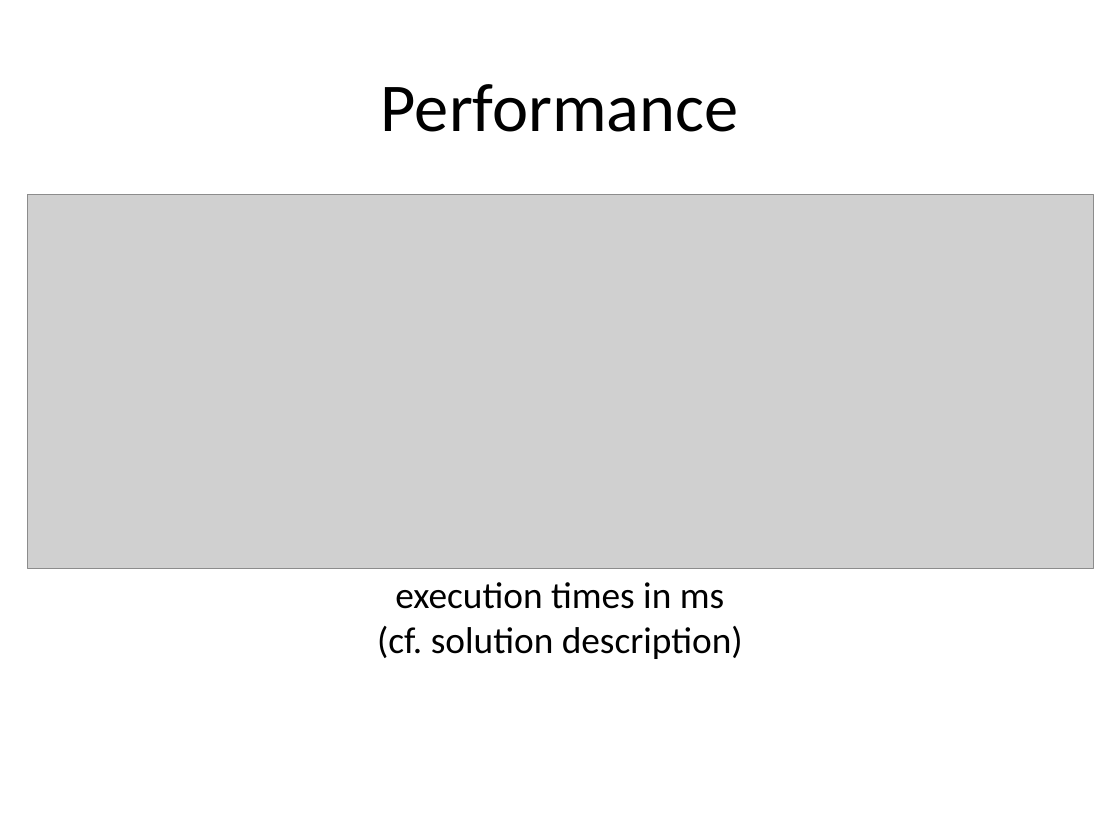
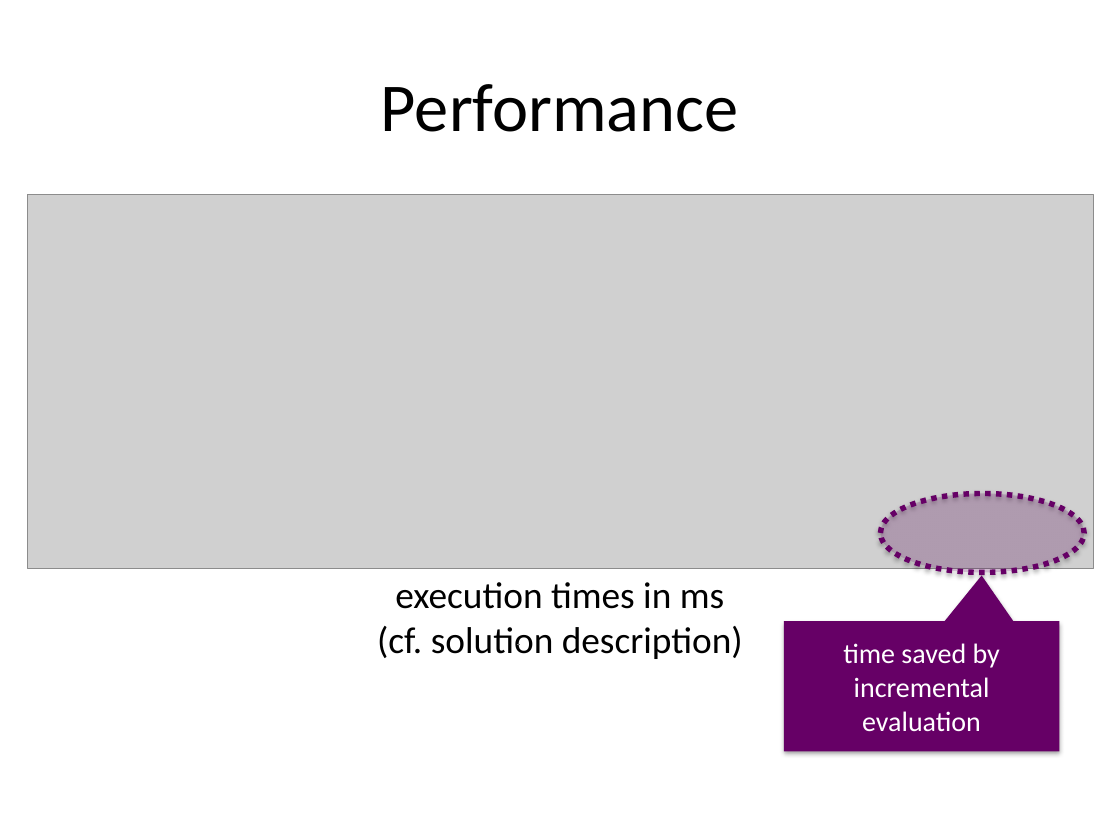
Before and after one commit to christoff-buerger/racr, a slide deck: slide 20 of examples/ttc-2015-fuml-activity-diagrams/documentation/figures/solution-presentation.pptx. Drawn at 1120x840 pixels with LibreOffice and Linux fonts; fonts in the diff are those of the drawing; grey boxes stand for pictures. Boxes give left, top, right and bottom in pixels: in the first picture for what was removed or moved away, otherwise in the second. Text is boxed around its words. In the diff, an @@ line names an element or a change of style, - is before the commit and + after.

```diff
--- a/examples/ttc-2015-fuml-activity-diagrams/documentation/figures/solution-presentation.pptx
+++ b/examples/ttc-2015-fuml-activity-diagrams/documentation/figures/solution-presentation.pptx
@@ ellipse added at [880,494,1084,572], fill #660066 at 20% opacity, outline #660066 3.5 pt dashed @@
@@ speech box added at [784,622,1060,752], fill #660066, 18 pt, text #FFFFFF @@
+time saved by incremental evaluation
```
Also in this commit, not shown: 2 other slides changed, 3 other files.
